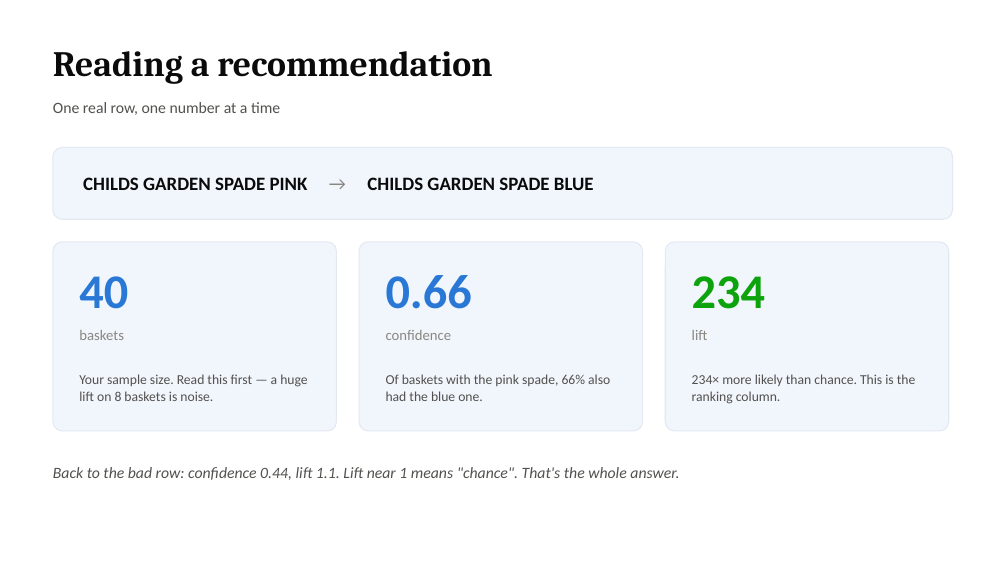
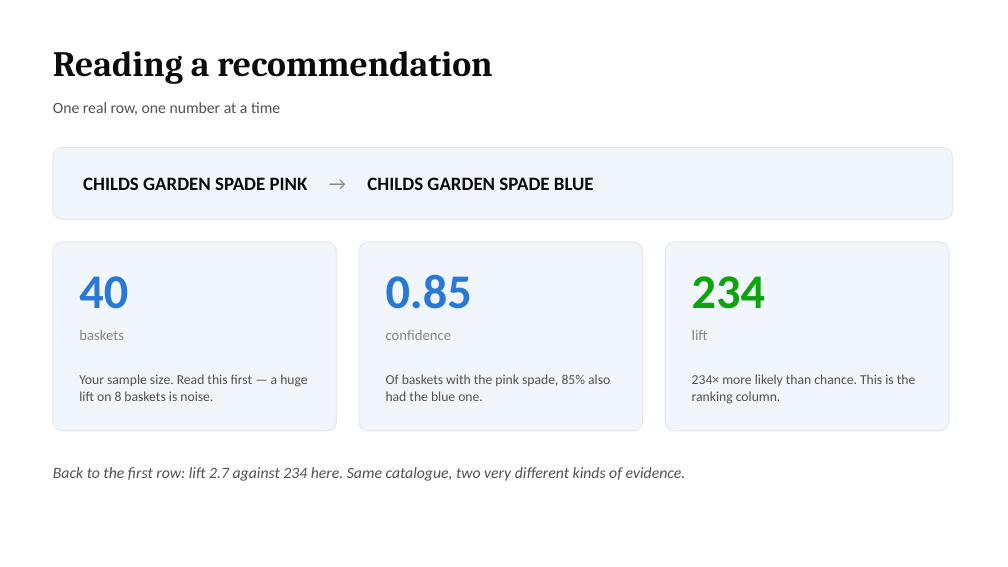
Before and after one commit to Kenchch/retail-ai-pipeline, a slide deck: slide 3 of workshop/ai_literacy_workshop.pptx. Drawn at 1008x567 pixels with LibreOffice and Linux fonts; fonts in the diff are those of the drawing. Boxes give left, top, right and bottom in pixels: in the first picture for what was removed or moved away, otherwise in the second. Text is boxed around its words. In the diff, an @@ line names an element or a change of style, - is before the commit and + after.

Commit message:
Correct two documented example rows and declare numpy
The user guide quoted the confidence for the wrong direction of a pair (0.66 is blue to pink; pink to blue is 0.85), and the workshop example was not a row the pipeline produces. Both now use rows taken from the current output, with the best-seller effect illustrated by a product that really is recommended for 69 others. Also declares numpy, which was imported but not listed, and drops an unused constant.

```diff
--- a/workshop/ai_literacy_workshop.pptx
+++ b/workshop/ai_literacy_workshop.pptx
@@ text at box(386, 274, 472, 309): text changed @@
-0.66
+0.85
@@ text at box(386, 374, 610, 401): text changed @@
-Of baskets with the pink spade, 66% also had the blue one.
+Of baskets with the pink spade, 85% also had the blue one.
@@ text at box(53, 467, 686, 481): text changed @@
-Back to the bad row: confidence 0.44, lift 1.1. Lift near 1 means "chance". That's the whole answer.
+Back to the first row: lift 2.7 against 234 here. Same catalogue, two very different kinds of evidence.
```
Also in this commit, not shown: 1 other slide changed, 6 other files.
